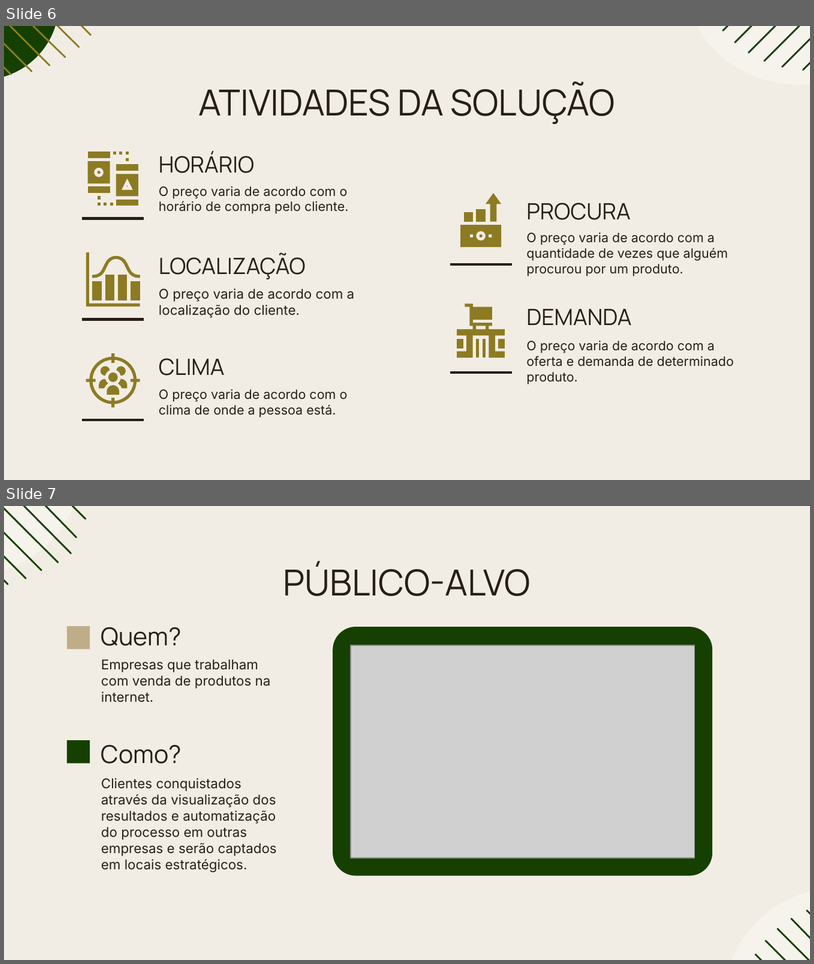
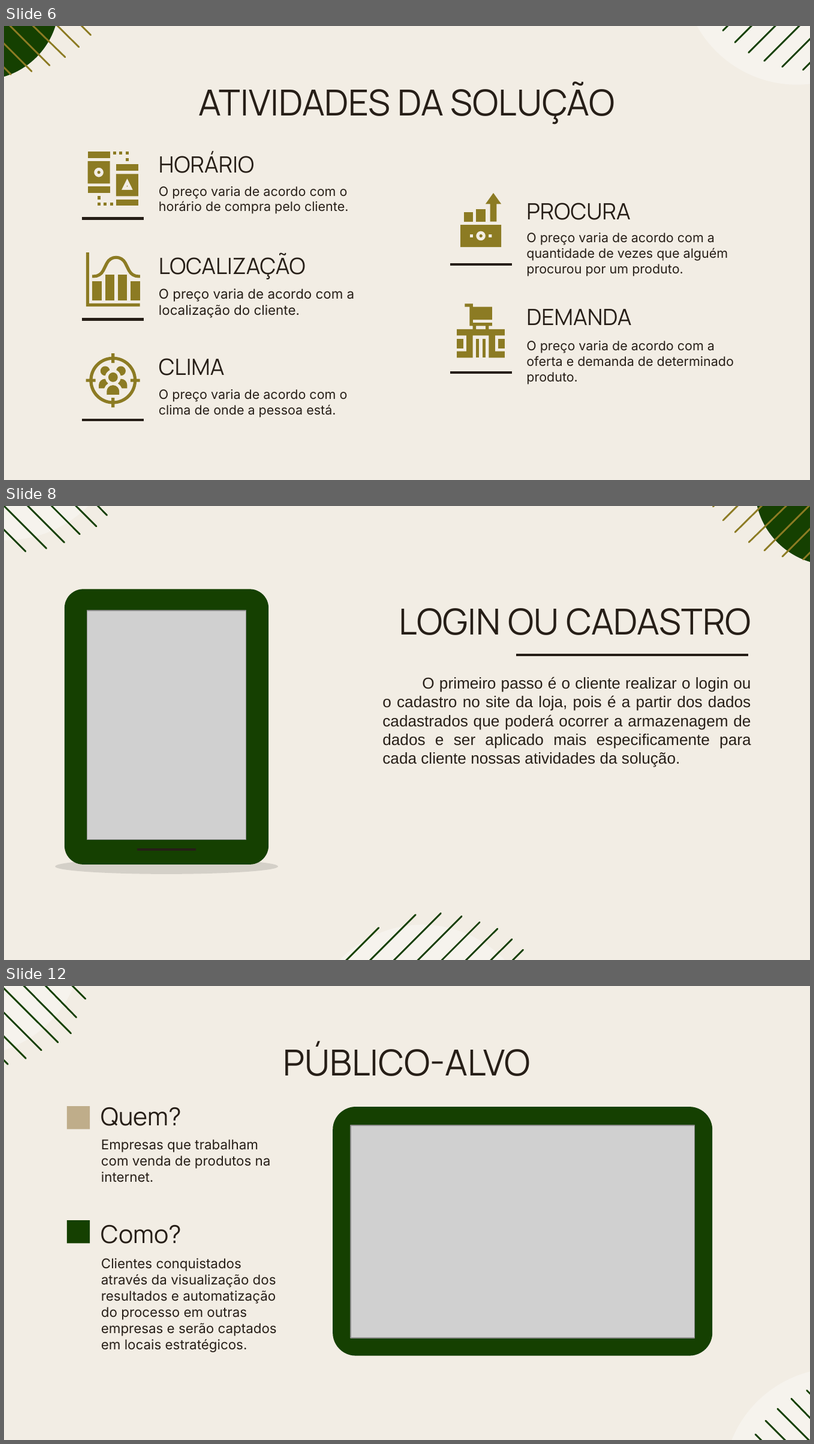
Before and after one commit to rafaellabastos/challenge-pitch-qa, a slide deck: Pitch-SavvyFix.pptx. Shown one above the other, each under a label of ours: slides 6 and 7 before the commit, slides 6, 8 and 12 after it; the slides between them are not shown. The pictures are 814x964 and 814x1444 pixels, drawn with LibreOffice and Linux fonts; fonts in the diff are those of the drawing; grey boxes stand for pictures. Boxes give left, top, right and bottom in pixels: in the first picture for what was removed or moved away, otherwise in the second. Text is boxed around its words. In the diff, an @@ line names an element or a change of style, - is before the commit and + after.

Commit message:
Slide com fotos para exemplificar melhor a solução

```diff
--- a/Pitch-SavvyFix.pptx
+++ b/Pitch-SavvyFix.pptx
@@ slide 8 added at [4, 506, 810, 960], background #F2EDE4 @@
@@ group added at [4, 506, 122, 552]: 6 freeform shapes, 1 ellipse @@
@@ group added at [714, 506, 810, 565]: 7 freeform shapes, 1 ellipse @@
@@ rounded rectangle added at [65, 589, 269, 864], fill #154001 @@
@@ picture added at [87, 610, 247, 839] @@
@@ title added at [399, 608, 751, 635], 32 pt, text #261E17 @@
+LOGIN OU CADASTRO
@@ line added from (517, 654) to (749, 654), #261E17 2.25 pt @@
@@ subtitle added at [383, 676, 751, 767], 14 pt, text #261E17 @@
+O primeiro passo é o cliente realizar o login ou o cadastro no site da loja, pois é a partir dos dados cadastrados que poderá ocorrer a armazenagem de dados e ser aplicado mais especificamente para cada cliente nossas atividades da solução.
@@ freeform shape added at [55, 858, 278, 874], fill #000000 at 12% opacity @@
@@ line added from (137, 850) to (196, 850), #261E17 2.25 pt @@
@@ group added at [308, 913, 537, 960]: 8 freeform shapes, 1 ellipse @@
@@ what was slide 7 is now slide 12 @@
```
Also in this commit, not shown: 4 other slides added.
